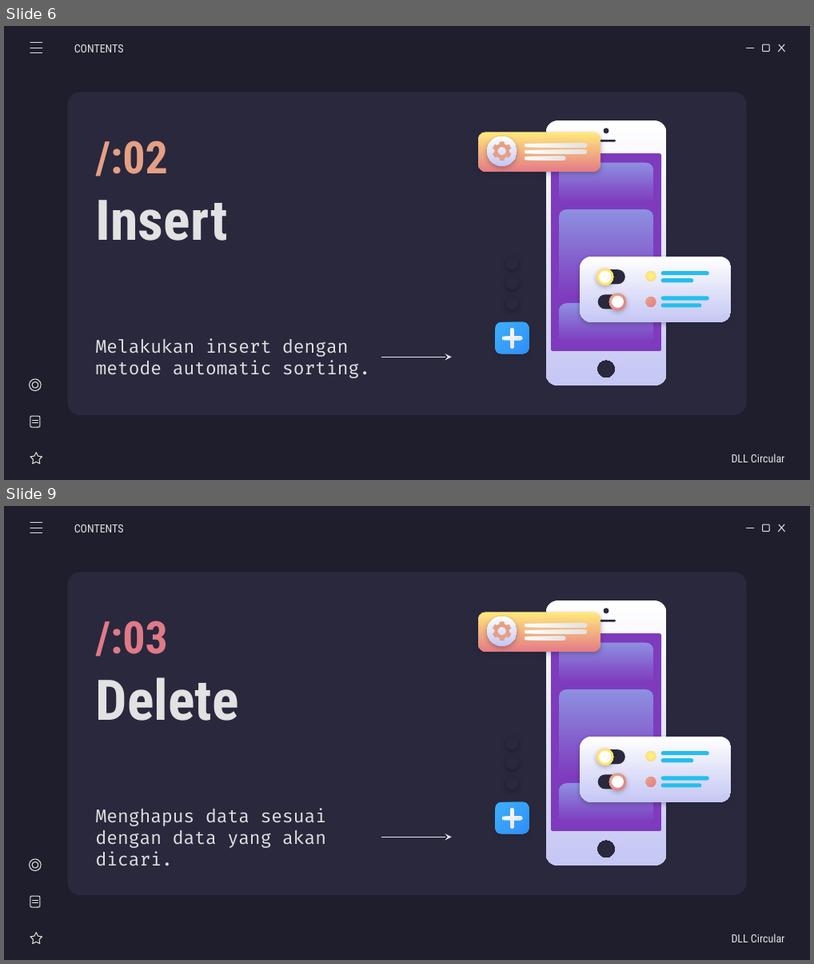
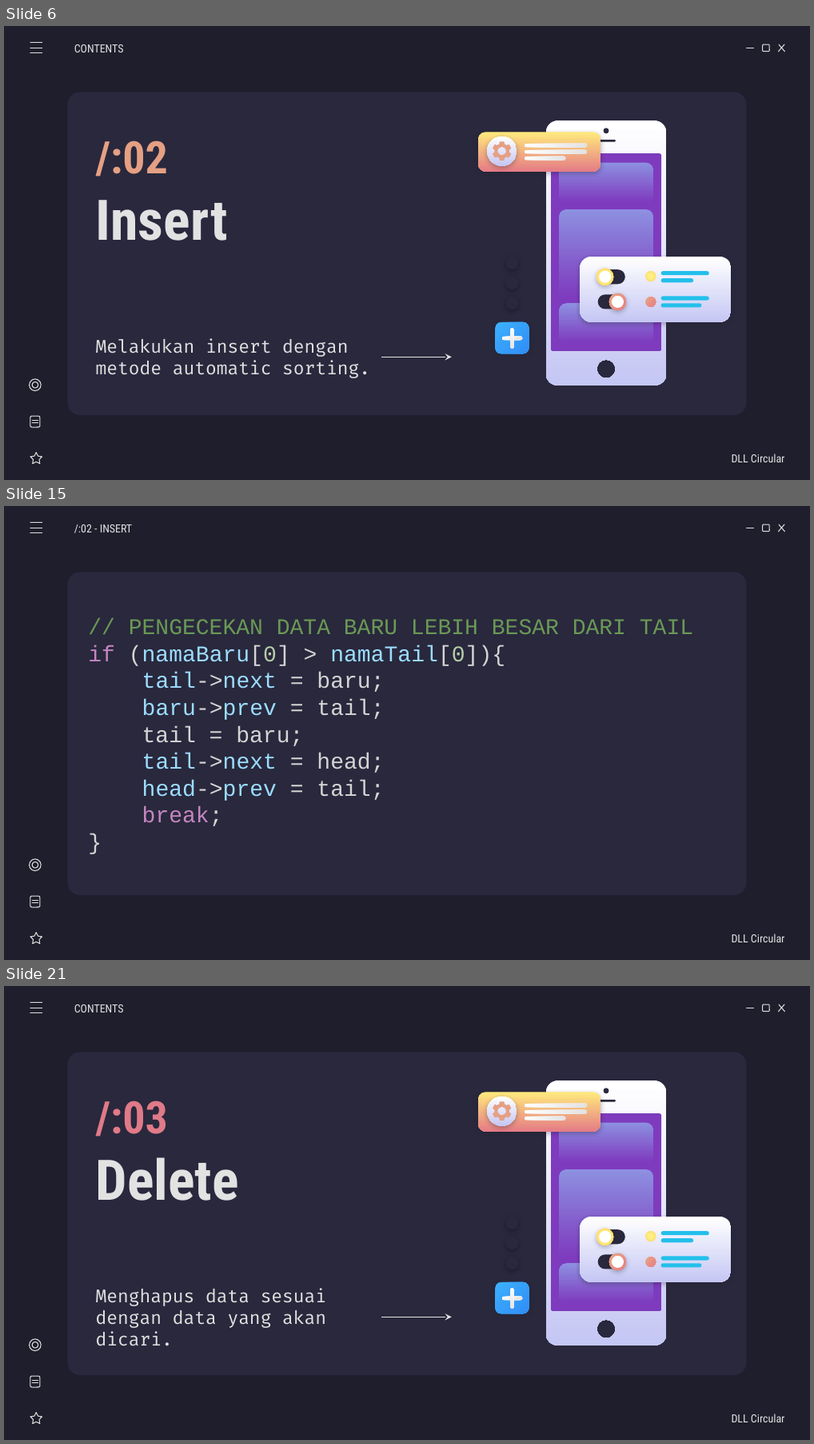
Before and after one commit to weztcy/Semester-3, a slide deck: Struktur Data/List Game - Kelompok 5.pptx. Shown one above the other, each under a label of ours: slides 6 and 9 before the commit, slides 6, 15 and 21 after it; the slides between them are not shown. The pictures are 814x964 and 814x1444 pixels, drawn with LibreOffice and Linux fonts; fonts in the diff are those of the drawing. Boxes give left, top, right and bottom in pixels: in the first picture for what was removed or moved away, otherwise in the second. Text is boxed around its words. In the diff, an @@ line names an element or a change of style, - is before the commit and + after.

```diff
--- a/Struktur Data/List Game - Kelompok 5.pptx
+++ b/Struktur Data/List Game - Kelompok 5.pptx
@@ slide 15 added at (4,506,810,960), background #1E1E2C; not listed: 5 template elements that a slide beside it also shows @@
@@ line added from (30, 523) to (42, 523), #E2E2E2 0.75 pt @@
@@ line added from (30, 528) to (42, 528), #E2E2E2 0.75 pt @@
@@ subtitle added at (74,524,132,533), 10 pt, text #E2E2E2 @@
+/:02 - INSERT
@@ line added from (30, 533) to (42, 533), #E2E2E2 0.75 pt @@
@@ subtitle added at (88,619,694,826), 20 pt, text #D4D4D4 @@
+// PENGECEKAN DATA BARU LEBIH BESAR DARI TAIL
+if (namaBaru[0] > namaTail[0]){
+tail->next = baru;
+baru->prev = tail;
+tail = baru;
+tail->next = head;
+head->prev = tail;
+break;
+}
@@ group added at (29,858,42,943): 2 lines, 2 ellipses, 1 star, 1 rounded rectangle @@
@@ subtitle added at (732,933,786,942), 10 pt, text #E2E2E2 @@
+DLL Circular
@@ what was slide 9 is now slide 21 @@
```
Also in this commit, not shown: 4 slides changed, 12 other slides added, 4 other files.
